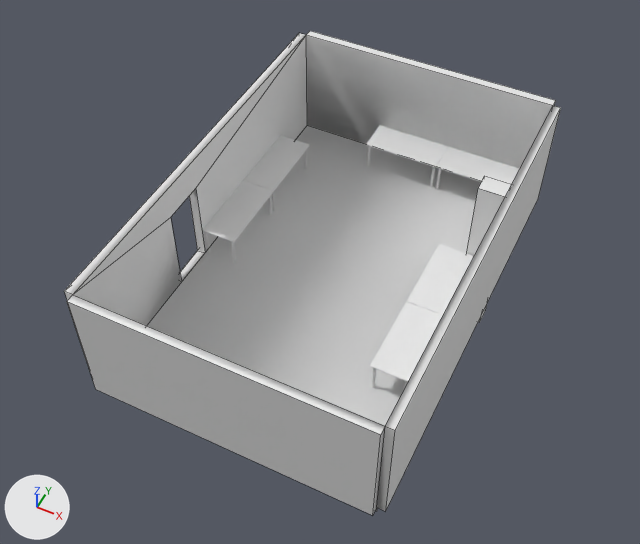
An edit to the FBX model Throw Experiment/Exports/Room_full_with_objects.fbx, drawn before and after from the same camera.
Both versions are drawn from a camera (50 mm lens) standing at (3.12, -16.04, 14.0) and looking at (-2.46, -4.89, 0.05). Arrows for +X, +Y and +Z are at lower left; the lights stay in place. Mesh edges are drawn as thin lines on the coarser meshes. Where no turn or scale is listed for an object, it has been applied to the vertices.

Objects in the first picture: 'Column', 'Room', 'Table.003', 'Table.004', 'Table.005', 'Table.006', 'Table.007', 'Table.008'.
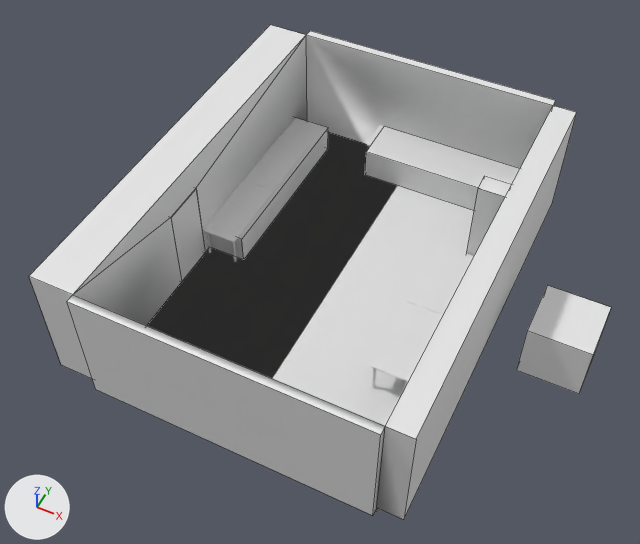
Patch to the scene script:
```diff
--- a/Throw Experiment/Exports/Room_full_with_objects.fbx.py
+++ b/Throw Experiment/Exports/Room_full_with_objects.fbx.py
@@ me_cube_001 @@
 # used by ob_room; location = (0.0, 0.0, 0.0)
-me_cube_001.from_pydata(...)  # 36 vertices, 38 faces; spans x -5.49..0.87, y -9.1..0.27, z -0.78..2.08
+me_cube_001.from_pydata(...)  # 32 vertices, 31 faces; spans x -6.27..1.22, y -9.1..0.27, z -0.78..2.08
+# me_cube_001 part 1
+# 7 vertices are removed from x -5.49, y -8.93..0.07, z -0.63..2.08
+# 12 faces are deleted
+# 4 vertices in x 0.87, y -8.93..0.07, z -0.63..2.08 move by (0.35, 0.0, 0.0)
+# 1 vertex moves from x -5.49, y -8.93, z -0.63 to x -6.27, y -8.93, z -0.63
+# 3 vertices are added at (-6.27, -8.93, 2.08), (-6.27, 0.07, -0.63), (-6.27, 0.07, 2.08)
+# 5 new faces join them
@@ me_cube_000 @@
+me_cube_000.from_pydata(...)  # a box spanning x 1.927..3.267, y -4.436..-3.096, z -1.294..0.046
@@ me_cube_002_1 @@
+me_cube_002_1.from_pydata(...)  # a box spanning x -3.17..0.7, y -1.0..0.07, z -0.63..0.1
@@ me_cube_007 @@
+me_cube_007.from_pydata([(-0.5, -0.49, -0.98), (-0.5, -0.48, 0.99), (-0.5, 0.48, -0.99), (-0.5, 0.49, 0.98), (0.5, -0.49, -0.98), (0.5, -0.48, 0.99), (0.5, 0.48, -0.99), (0.5, 0.49, 0.98)], [], [(0, 1, 3, 2), (2, 3, 7, 6), (6, 7, 5, 4), (4, 5, 1, 0), (2, 6, 4, 0), (7, 3, 1, 5)])
@@ me_cube_003_1 @@
+me_cube_003_1.from_pydata(...)  # a box spanning x -5.48..-4.41, y -4.78..-0.53, z -0.63..0.04
@@ ob_cube_001 @@
+ob_cube_001 = bpy.data.objects.new('Cube.001', me_cube_000)
+ob_cube_001.location = (0.0, 0.0, 0.0)
@@ ob_table @@
+ob_table = bpy.data.objects.new('Table', me_cube_002_1)
+ob_table.location = (0.0, 0.0, 0.0)
@@ ob_cube @@
+ob_cube = bpy.data.objects.new('Cube', me_cube_007)
+ob_cube.location = (-5.79, -5.46, 0.36)
@@ ob_table_001 @@
+ob_table_001 = bpy.data.objects.new('Table.001', me_cube_003_1)
+ob_table_001.location = (0.0, 0.0, 0.0)
```

Pixel boxes [x1, y1, x2, y2] of what changed, in the pictures (640 x 544 px):
'Room', reshaped (10% wider)
    before: [64, 31, 561, 515]
    after: [29, 25, 577, 519]
'Table', added
    after: [365, 127, 520, 211]
'Cube.001', added
    after: [516, 285, 611, 394]
'Table.001', added
    after: [209, 118, 328, 260]
'Cube', added
    after: [171, 188, 206, 282]
part 1 of me_cube_001, cut back
    before: [64, 33, 561, 511]
    after: [29, 25, 576, 519]
'Table.006', unchanged, covered by the edit
    before: [366, 125, 448, 187]
    after: [366, 125, 384, 147]
'Table.004', unchanged, covered by the edit
    before: [436, 147, 520, 189]
